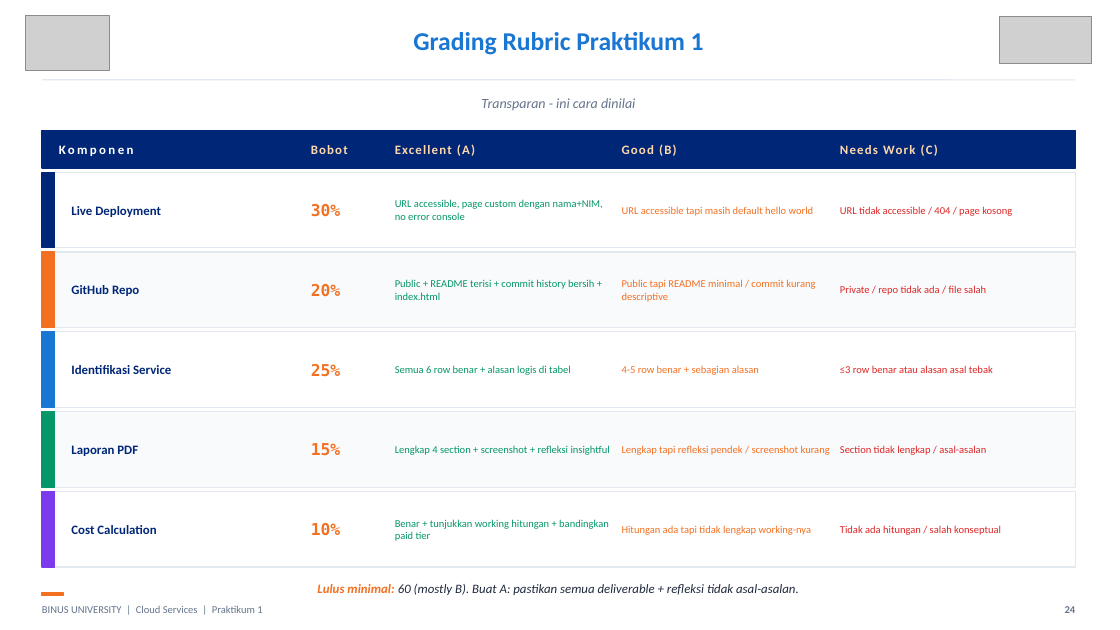
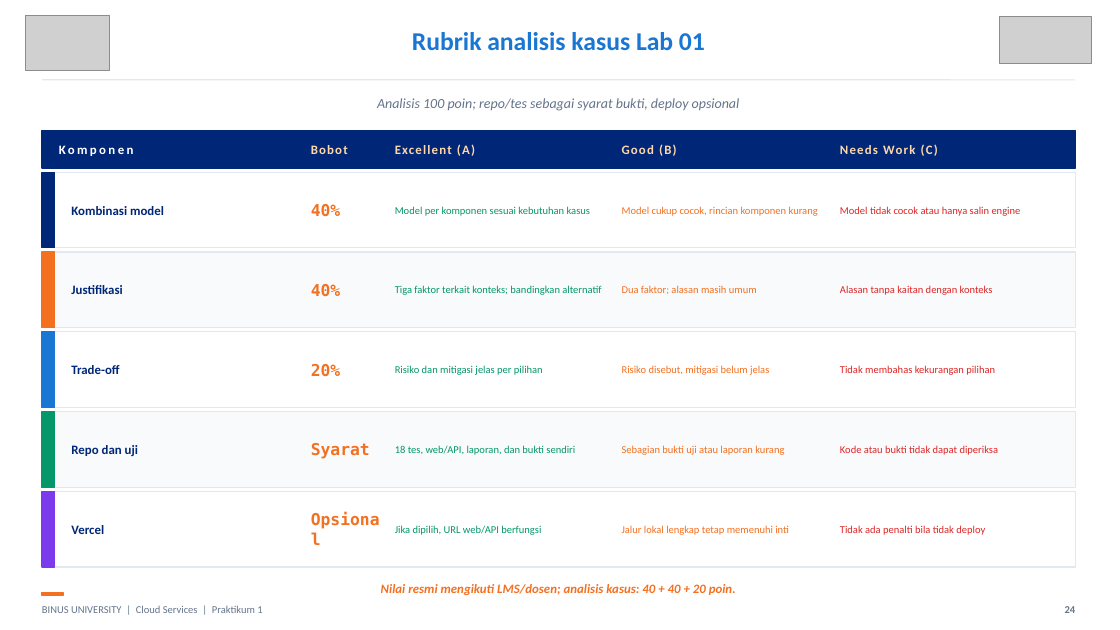
Before and after one commit to SeedFlora/meet1CloudService, a slide deck: slide 24 of slides/LAB01_Pengantar_Cloud_Hands_On_Final.pptx. Drawn at 1120x630 pixels with LibreOffice and Linux fonts; fonts in the diff are those of the drawing; grey boxes stand for pictures. Boxes give left, top, right and bottom in pixels: in the first picture for what was removed or moved away, otherwise in the second. Text is boxed around its words. In the diff, an @@ line names an element or a change of style, - is before the commit and + after.

Commit message:
Align Lab 01 slides and rubric with current hands-on guide

```diff
--- a/slides/LAB01_Pengantar_Cloud_Hands_On_Final.pptx
+++ b/slides/LAB01_Pengantar_Cloud_Hands_On_Final.pptx
@@ text at (412,32,705,50): text changed @@
-Grading Rubric Praktikum 1
+Rubrik analisis kasus Lab 01
@@ text at (377,98,740,111): text changed @@
-Transparan - ini cara dinilai
+Analisis 100 poin; repo/tes sebagai syarat bukti, deploy opsional
@@ text at (71,206,164,215): text changed @@
-Live Deployment
+Kombinasi model
@@ text at (311,204,341,217): text changed @@
-30%
+40%
@@ text at (395,206,590,216): text changed @@
-URL accessible, page custom dengan nama+NIM, no error console
+Model per komponen sesuai kebutuhan kasus
@@ text at (622,206,818,216): text changed @@
-URL accessible tapi masih default hello world
+Model cukup cocok, rincian komponen kurang
@@ text at (840,206,1021,216): text changed @@
-URL tidak accessible / 404 / page kosong
+Model tidak cocok atau hanya salin engine
@@ text at (71,285,122,294): text changed @@
-GitHub Repo
+Justifikasi
@@ text added at (311,284,341,297), 14 pt, text #F37021, bold @@
+40%
@@ text at (395,285,601,295): text changed @@
-Public + README terisi + commit history bersih + index.html
+Tiga faktor terkait konteks; bandingkan alternatif
@@ text at (622,285,757,294): text changed @@
-Public tapi README minimal / commit kurang descriptive
+Dua faktor; alasan masih umum
@@ text at (840,285,993,295): text changed @@
-Private / repo tidak ada / file salah
+Alasan tanpa kaitan dengan konteks
@@ text "20%": place and size @@
-text "20%" at (311,284,341,297)
+text "20%" at (311,364,341,377)
@@ text at (71,365,119,374): text changed @@
-Identifikasi Service
+Trade-off
@@ text removed at (311,364,341,377) @@
-25%
@@ text at (395,365,543,375): text changed @@
-Semua 6 row benar + alasan logis di tabel
+Risiko dan mitigasi jelas per pilihan
@@ text at (622,365,769,375): text changed @@
-4-5 row benar + sebagian alasan
+Risiko disebut, mitigasi belum jelas
@@ text at (840,365,995,375): text changed @@
-≤3 row benar atau alasan asal tebak
+Tidak membahas kekurangan pilihan
@@ text at (71,445,138,456): text changed @@
-Laporan PDF
+Repo dan uji
@@ text at (311,443,370,459): text changed @@
-15%
+Syarat
@@ text at (395,445,575,455): text changed @@
-Lengkap 4 section + screenshot + refleksi insightful
+18 tes, web/API, laporan, dan bukti sendiri
@@ text at (622,445,784,455): text changed @@
-Lengkap tapi refleksi pendek / screenshot kurang
+Sebagian bukti uji atau laporan kurang
@@ text at (840,445,999,455): text changed @@
-Section tidak lengkap / asal-asalan
+Kode atau bukti tidak dapat diperiksa
@@ text at (71,525,104,534): text changed @@
-Cost Calculation
+Vercel
@@ text at (311,523,341,536): text changed @@
-10%
+Opsional
@@ text at (395,525,541,535): text changed @@
-Benar + tunjukkan working hitungan + bandingkan paid tier
+Jika dipilih, URL web/API berfungsi
@@ text at (622,525,789,535): text changed @@
-Hitungan ada tapi tidak lengkap working-nya
+Jalur lokal lengkap tetap memenuhi inti
@@ text at (840,525,985,535): text changed @@
-Tidak ada hitungan / salah konseptual
+Tidak ada penalti bila tidak deploy
@@ text at (381,584,736,595): text changed; text colour #1E293B to #F37021; bold on @@
-Lulus minimal: 60 (mostly B). Buat A: pastikan semua deliverable + refleksi tidak asal-asalan.
+Nilai resmi mengikuti LMS/dosen; analisis kasus: 40 + 40 + 20 poin.
```
Also in this commit, not shown: 21 other slides changed, 2 slides added, 2 slides removed, 1 other file.
